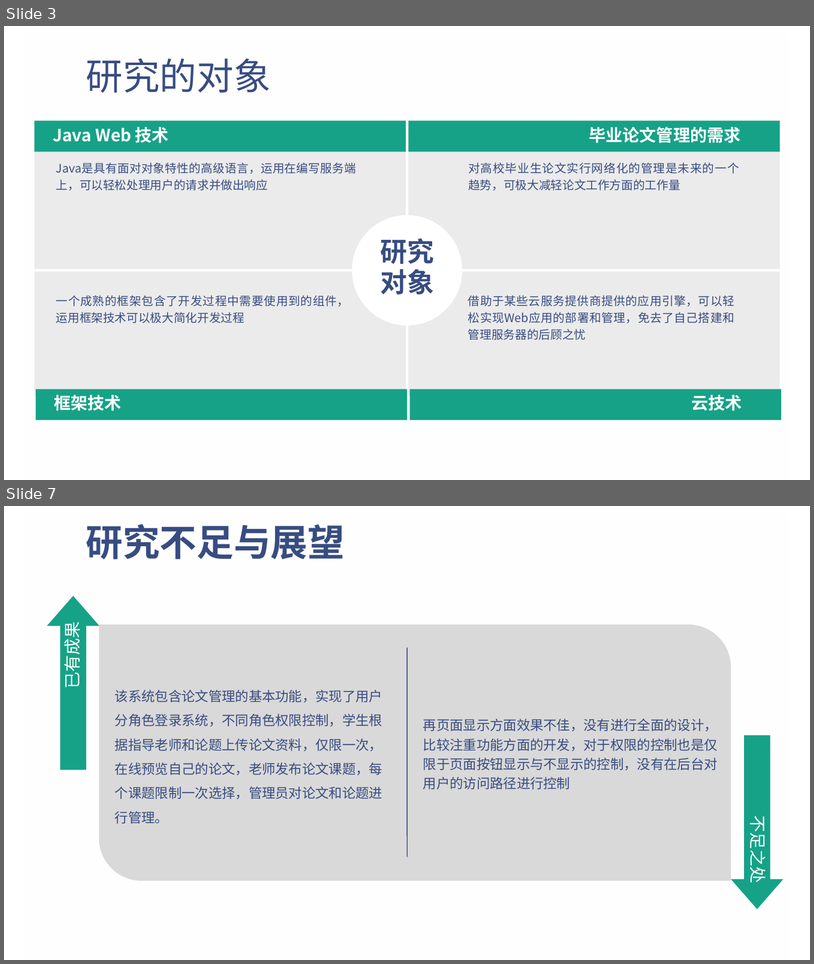
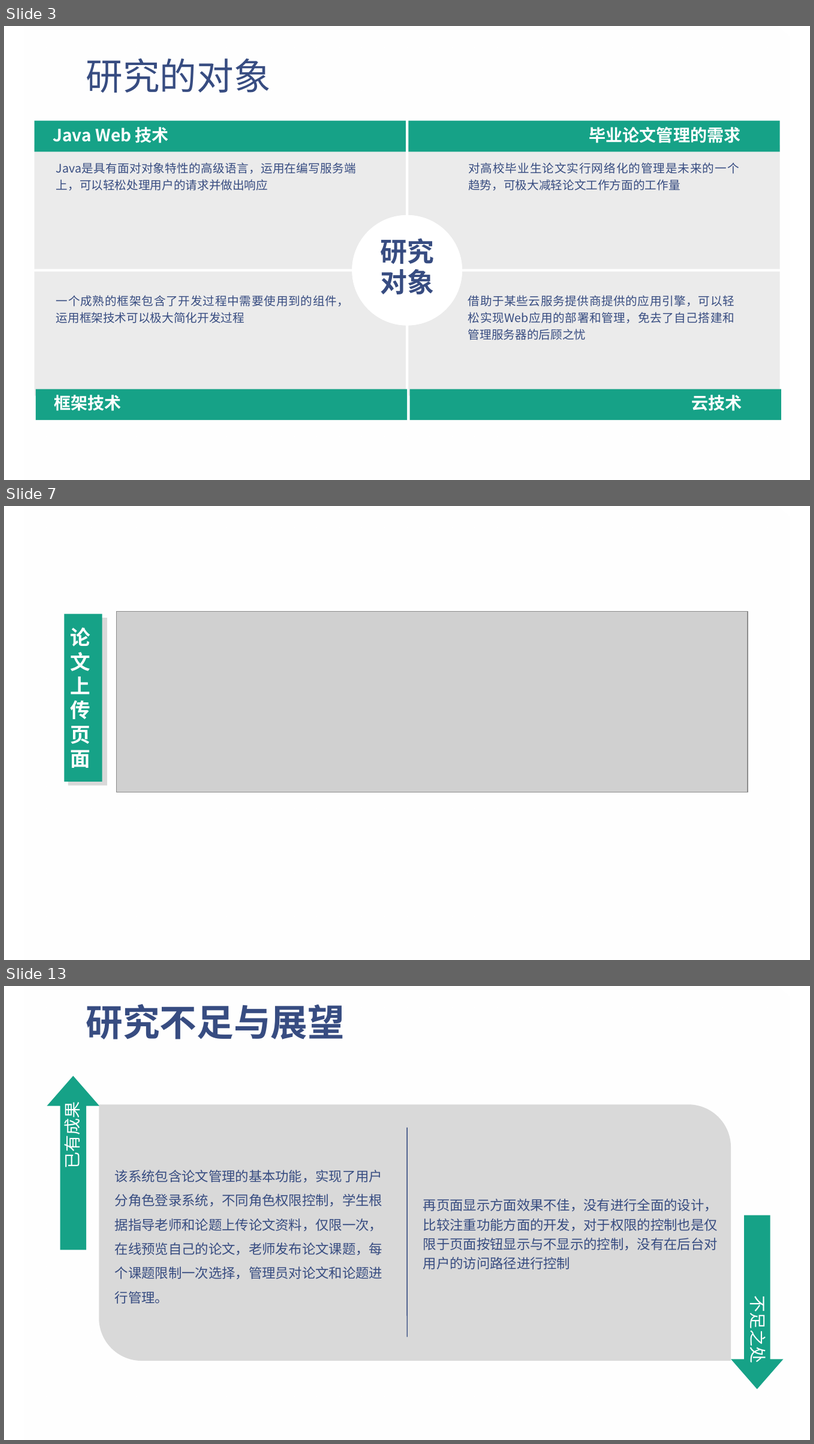
Before and after one commit to smallSand/files, a slide deck: doc/my/物理学论文网站的设计与实现.pptx. Shown one above the other, each under a label of ours: slides 3 and 7 before the commit, slides 3, 7 and 13 after it; the slides between them are not shown. The pictures are 814x964 and 814x1444 pixels, drawn with LibreOffice and Linux fonts; fonts in the diff are those of the drawing; grey boxes stand for pictures; background and template pictures are left out. Boxes give left, top, right and bottom in pixels: in the first picture for what was removed or moved away, otherwise in the second. Text is boxed around its words. In the diff, an @@ line names an element or a change of style, - is before the commit and + after.

```diff
--- a/doc/my/物理学论文网站的设计与实现.pptx
+++ b/doc/my/物理学论文网站的设计与实现.pptx
@@ slide 7 added at [4, 506, 810, 960], background picture (left out); not listed: 1 template element that a slide beside it also shows @@
@@ rectangle added at [65, 613, 102, 781], fill #16A287, 24 pt, text #FFFFFF, bold @@
+论文上传页面
@@ picture added at [117, 611, 748, 792] @@
@@ rectangle added at [68, 618, 107, 786], fill #D9D9D9 @@
@@ what was slide 7 is now slide 13 @@
```
Also in this commit, not shown: 3 slides changed, 5 other slides added.
